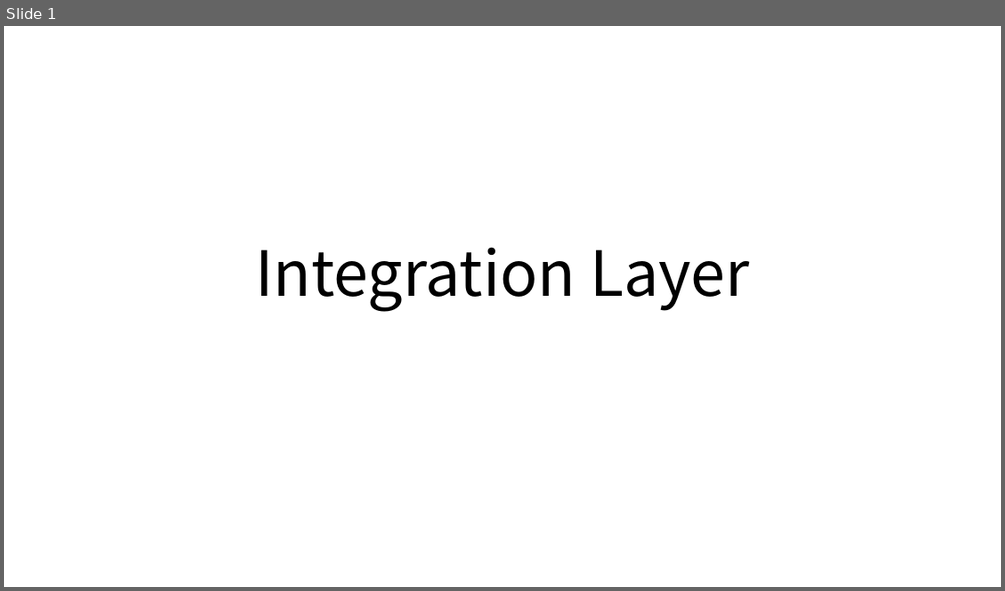
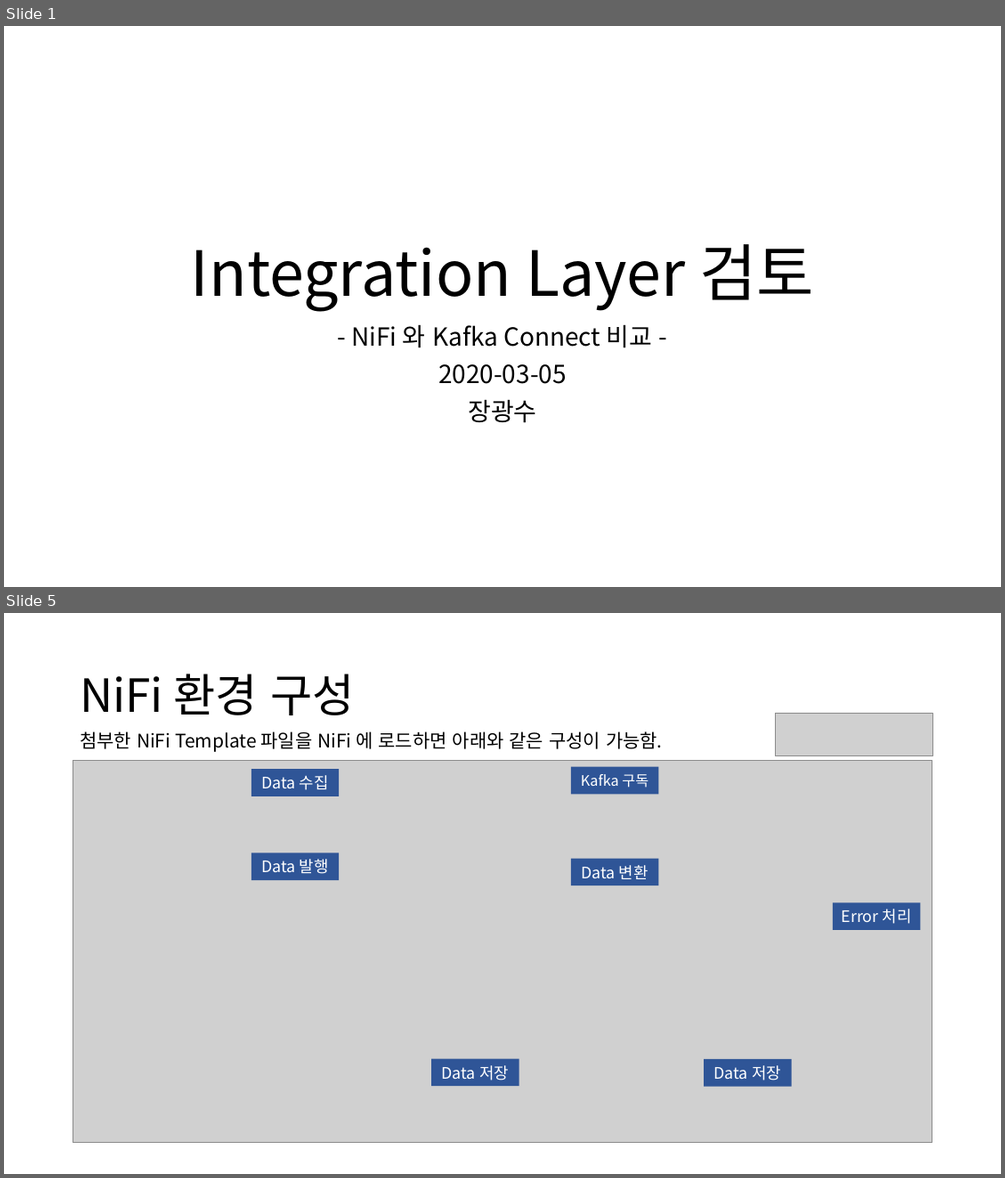
Before and after one commit to gwangsoo/Nifi-Or-Kafka-Connect, a slide deck: db2db_구조.pptx. Shown one above the other, each under a label of ours: slide 1 before the commit, slides 1 and 5 after it; the slides between them are not shown. The pictures are 1005x591 and 1005x1178 pixels, drawn with LibreOffice and Linux fonts; fonts in the diff are those of the drawing; grey boxes stand for pictures. Boxes give left, top, right and bottom in pixels: in the first picture for what was removed or moved away, otherwise in the second. Text is boxed around its words. In the diff, an @@ line names an element or a change of style, - is before the commit and + after.

```diff
--- a/db2db_구조.pptx
+++ b/db2db_구조.pptx
@@ slide 5 added at (x1=4, y1=613, x2=1001, y2=1174), background #FFFFFF @@
@@ title added at (x1=80, y1=674, x2=354, y2=715), 44 pt, text #000000 @@
+NiFi 환경 구성
@@ picture added at (x1=775, y1=713, x2=933, y2=755) @@
@@ text added at (x1=80, y1=731, x2=663, y2=752), 18 pt, text #000000 @@
+첨부한 NiFi Template 파일을 NiFi 에 로드하면 아래와 같은 구성이 가능함.
@@ picture added at (x1=73, y1=761, x2=933, y2=1143) @@
@@ rectangle added at (x1=251, y1=769, x2=339, y2=796), fill #2F5597, 15.3 pt, text #FFFFFF @@
+Data 수집
@@ rectangle added at (x1=571, y1=767, x2=658, y2=795), fill #2F5597, 13.9 pt, text #FFFFFF @@
+Kafka 구독
@@ rectangle added at (x1=251, y1=853, x2=339, y2=881), fill #2F5597, 15.3 pt, text #FFFFFF @@
+Data 발행
@@ rectangle added at (x1=571, y1=859, x2=658, y2=886), fill #2F5597, 15.3 pt, text #FFFFFF @@
+Data 변환
@@ rectangle added at (x1=833, y1=902, x2=920, y2=930), fill #2F5597, 15.3 pt, text #FFFFFF @@
+Error 처리
@@ rectangle added at (x1=432, y1=1059, x2=519, y2=1086), fill #2F5597, 15.3 pt, text #FFFFFF @@
+Data 저장
@@ rectangle added at (x1=704, y1=1059, x2=792, y2=1086), fill #2F5597, 15.3 pt, text #FFFFFF @@
+Data 저장
@@ slide 1 changed as well @@
@@ title at (x1=191, y1=244, x2=814, y2=311): text changed @@
-Integration Layer
+Integration Layer 검토
@@ subtitle added at (x1=351, y1=324, x2=653, y2=423), 24 pt, text #000000 @@
+- NiFi 와 Kafka Connect 비교 -
+2020-03-05
+장광수
```
Also in this commit, not shown: 1 other slide changed, 5 other slides added, 6 slides removed.
